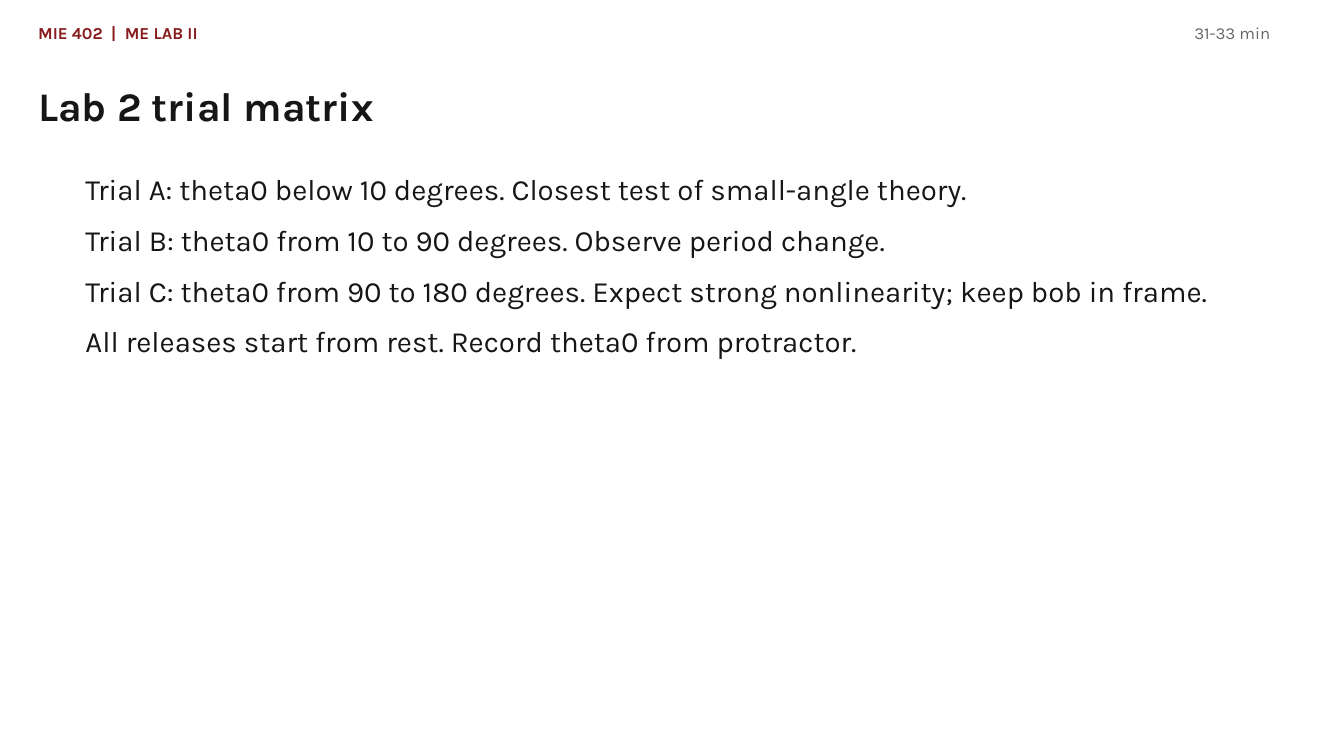
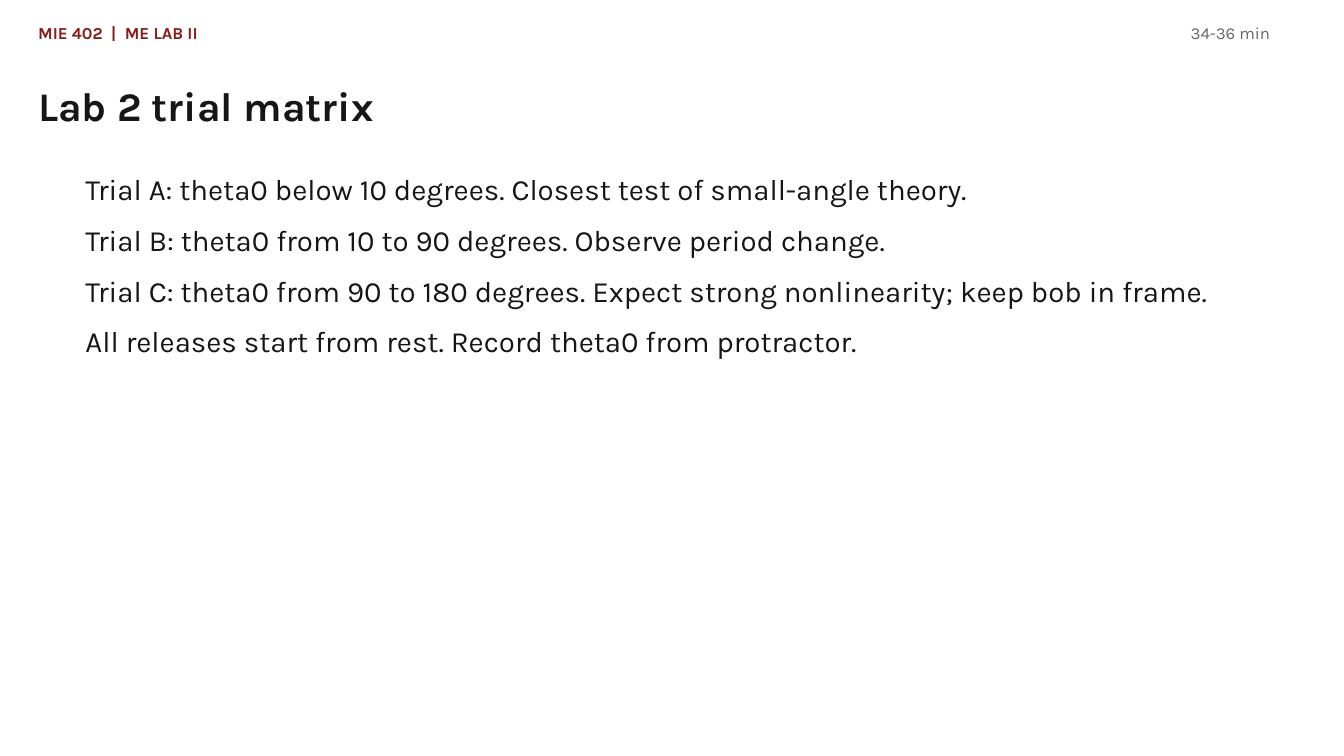
Before and after one commit to Ehsan-Roohi/MIE402-Lab, a slide deck: slide 17 of site/docs/MIE402_Lecture03_Single_Pendulum_PreLab2_Fall2026.pptx (slide 16 before the commit). Drawn at 1344x756 pixels with LibreOffice and Linux fonts; fonts in the diff are those of the drawing. Boxes give left, top, right and bottom in pixels: in the first picture for what was removed or moved away, otherwise in the second. Text is boxed around its words. In the diff, an @@ line names an element or a change of style, - is before the commit and + after.

```diff
--- a/site/docs/MIE402_Lecture03_Single_Pendulum_PreLab2_Fall2026.pptx
+++ b/site/docs/MIE402_Lecture03_Single_Pendulum_PreLab2_Fall2026.pptx
@@ text at [1191,27,1270,39]: text changed @@
-31-33 min
+34-36 min
```
Also in this commit, not shown: 18 other slides changed, 2 slides added, 1 slide removed, 7 other files.
